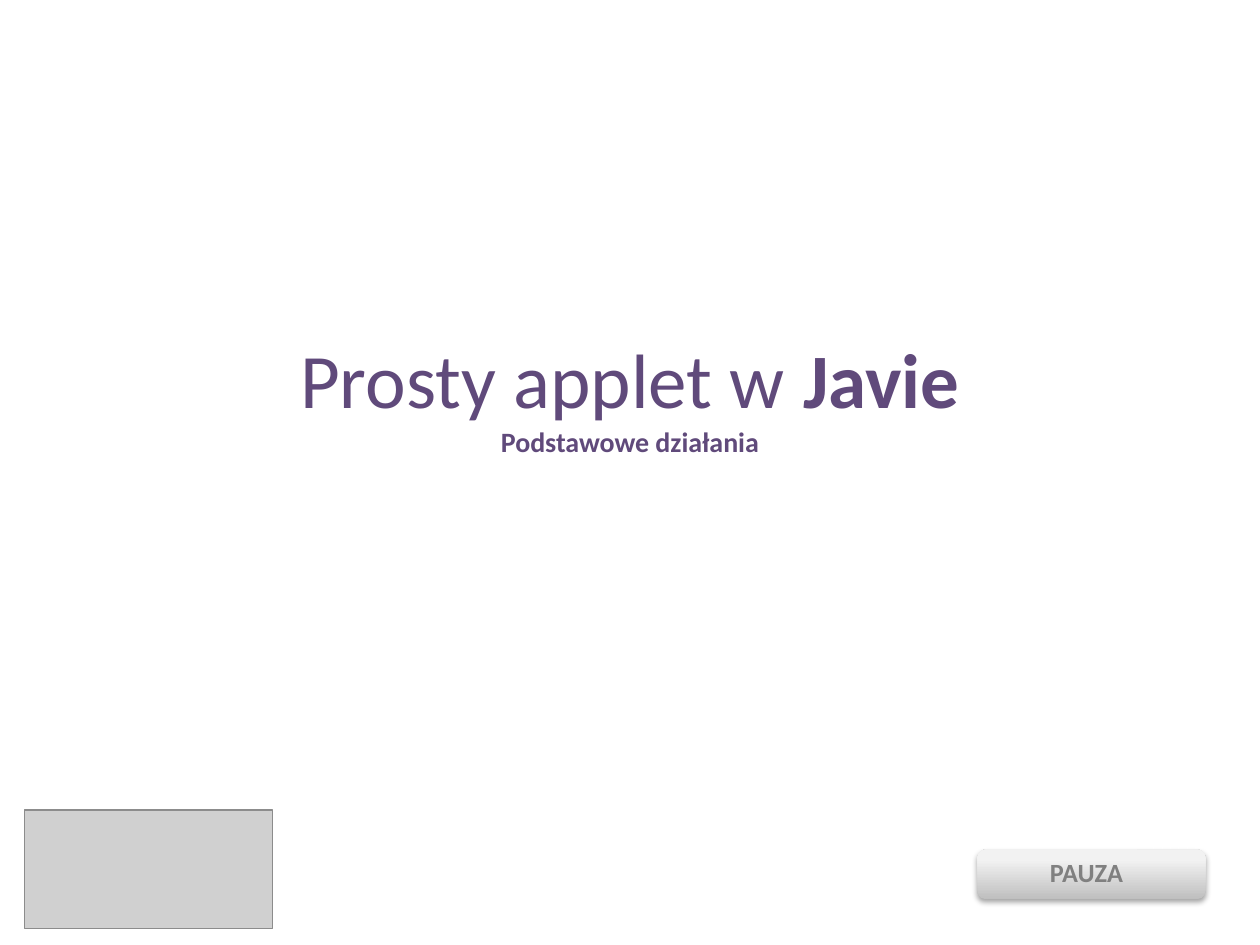
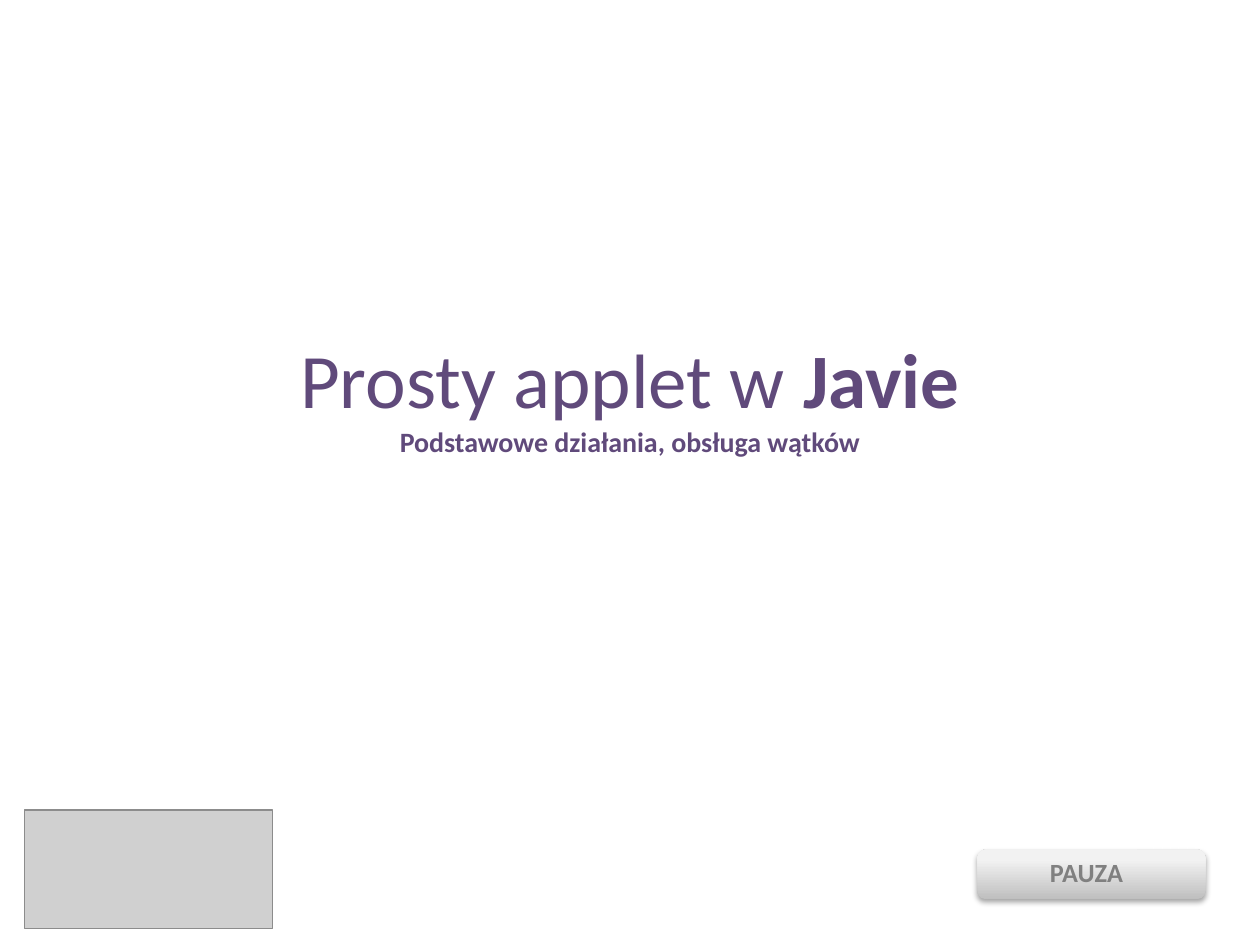
Before and after one commit to swistaczek/Java-Applets, a slide deck: slide 15 of prezka.pptx. Drawn at 1260x945 pixels with LibreOffice and Linux fonts; fonts in the diff are those of the drawing; grey boxes stand for pictures; background and template pictures are left out. Boxes give left, top, right and bottom in pixels: in the first picture for what was removed or moved away, otherwise in the second. Text is boxed around its words. In the diff, an @@ line names an element or a change of style, - is before the commit and + after.

```diff
--- a/prezka.pptx
+++ b/prezka.pptx
@@ title at bbox=[300, 354, 959, 457]: text changed @@
-Prosty applet w Javie
-Podstawowe działania
+Prosty applet w Javie
+Podstawowe działania, obsługa wątków
```
Also in this commit, not shown: 1 other slide changed, 1 slide removed.
